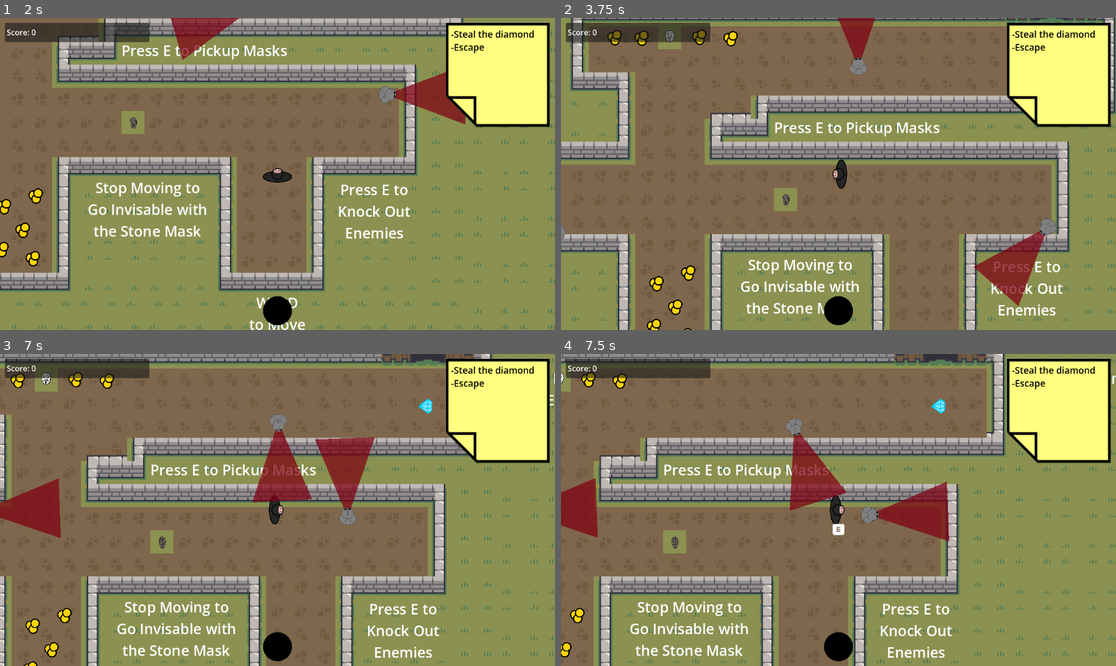
Above: before the commit, frames 1-4 (two rows, left to right).
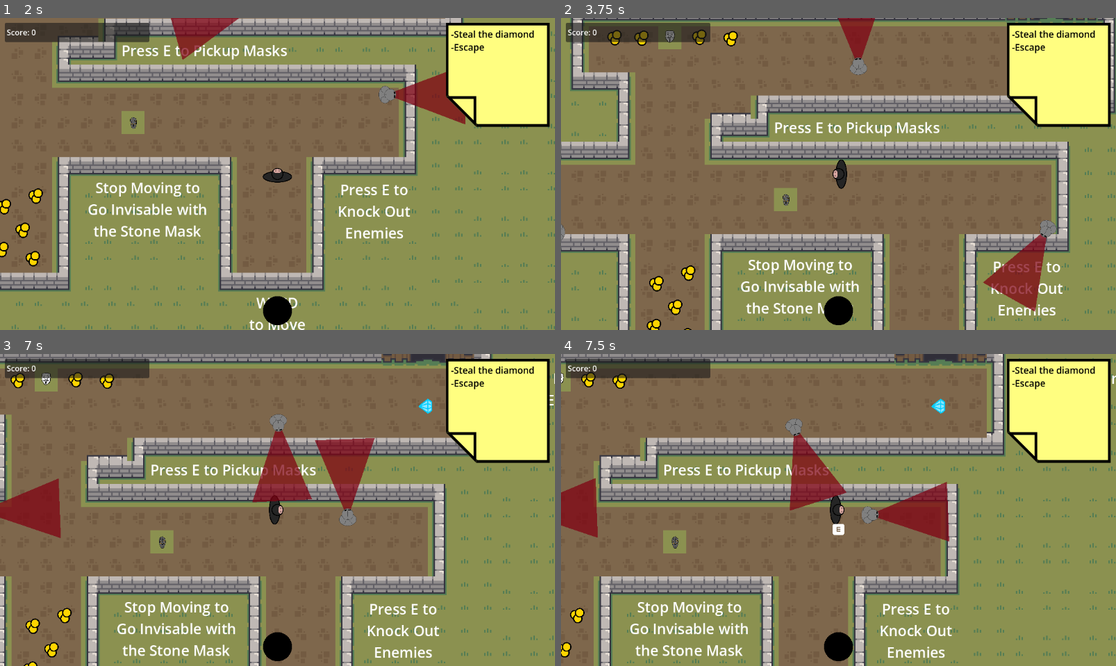
Above: after the commit, the same moments.

Repository: Quackstir/Game-Jam
Game: Godot game, scene res://Common/SceneManager/SceneManager.tscn
Two runs of this game, one before a commit and one after it. Both use one fixed random seed, a clock stepped at 60 frames per second and the inputs below. Sound files missing from this copy of the repository are replaced by a short silence.
Inputs:
- Up to frame 1 (2 s): click "PLAY" at 0.5 s; tap Q (activate_mask) at 1.25 s; hold W (move_up) from 1.28 s (still down); hold Q (activate_mask) from 1.28 s (still down)
- Up to frame 2 (3.75 s): release Q (activate_mask) at 2.03 s; tap E (interact) at 2.1, 3.6 s; tap Q (activate_mask) at 2.75 s; release W (move_up) at 2.78 s; hold Q (activate_mask) 2.78-3.53 s; hold A (move_left) from 2.78 s (still down)
- Up to frame 3 (7 s): tap Q (activate_mask) at 4.25 s; release A (move_left) at 4.28 s; hold S (move_down) 4.28-5.03 s; hold Q (activate_mask) 4.28-5.03 s; hold D (move_right) 5.03-5.78 s; tap E (interact) at 5.1, 6.6 s; hold W (move_up) 5.78-6.53 s; hold Q (activate_mask) 5.78-6.53 s; hold D (move_right) from 6.53 s (still down)
- Up to frame 4 (7.5 s): keep holding D (move_right); hold Q (activate_mask) from 7.28 s (still down)

Frame 1 is identical in both runs. In frame 2, 1.0% of the frame differs, in the area x 74-90%, y 64-95%; in frame 3, 0.1%; in frame 4, less than 0.1%.

Commit message:
Reworked waypoint placement from local to global

Diff:
--- a/Global Game Jam 2026/GlobalGameJam2026/NPCs/Enemy/Guards/basic_guard.gd
+++ b/Global Game Jam 2026/GlobalGameJam2026/NPCs/Enemy/Guards/basic_guard.gd
@@ -128,7 +128,8 @@
 	self.position = Vector2.ZERO
 	# find and set next waypoint
 	_next_waypoint_index = _find_next_checkpoint()
-	_waypoint.position = patrol_path.curve.get_point_position(_next_waypoint_index)
+	_waypoint.position = (patrol_path.curve.get_point_position(_next_waypoint_index)
+			+ patrol_path.global_position)
 	look_at(_waypoint.global_position)
 
 
@@ -160,7 +161,8 @@
 func _init_waypoint():
 	_waypoint = find_child("WaypointArea")
 	_next_waypoint_index = 1
-	_waypoint.position = patrol_path.curve.get_point_position(_next_waypoint_index)
+	_waypoint.position = (patrol_path.curve.get_point_position(_next_waypoint_index)
+			+ patrol_path.global_position)
 	self.remove_child(_waypoint)
 
 
@@ -299,7 +301,8 @@
 	_next_waypoint_index += 1
 	if _next_waypoint_index >= patrol_path.curve.point_count:
 		_next_waypoint_index = 1
-	_waypoint.position = patrol_path.curve.get_point_position(_next_waypoint_index)
+	_waypoint.position = (patrol_path.curve.get_point_position(_next_waypoint_index)
+			+ patrol_path.global_position)
 
 
 func _sometimes_play_sfx(sound_effect: AudioStreamPlayer, chance: float):
